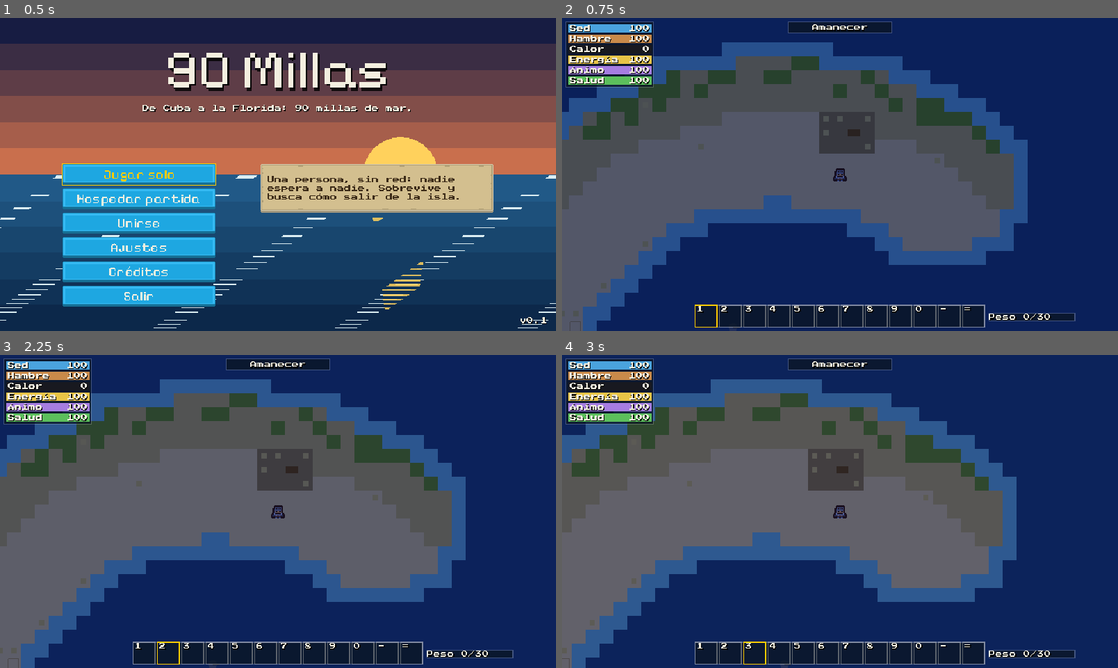
Above: before the commit, frames 1-4 (two rows, left to right).
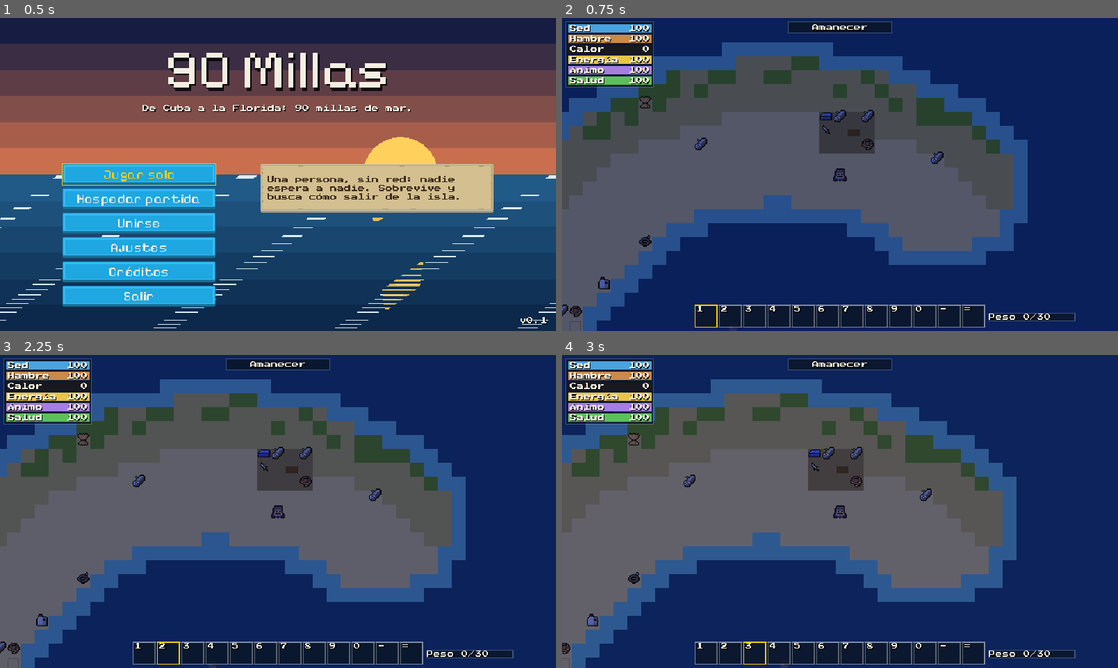
Above: after the commit, the same moments.

Repository: onezoftserv/90miles
Game: Godot game, scene res://scenes/shell/game_shell.tscn
Same seed, same stepped clock (60 frames per second), same inputs: the game is played once before the commit and once after it.
Inputs (mouse positions are in pixels of both pictures, inside the frame that each line leads up to):
- Up to frame 1 (0.5 s): no input
- Up to frame 2 (0.75 s): click "Jugar solo" at 0.5 s
- Up to frame 3 (2.25 s): tap Enter at 1.25 s; drag from (144, 652) to (333, 442) at 1.27 s; tap Space at 2 s; drag from (166, 652) to (250, 574) at 2.02 s
- Up to frame 4 (3 s): tap Enter at 2.75 s; move the mouse to (756, 652) at 2.77 s; hold D (move_right) from 2.78 s (still down); tap Q (quick_chat) at 2.85 s; click (756, 652) at 2.92 s

Frame 1 is identical in both runs. In frame 2, 0.6% of the frame differs, in the area x 0-69%, y 24-96%; in frame 3, 0.6%; in frame 4, 0.5%.

Commit message:
feat(art-pass): pick-ups draw their item's icon, and the strip tests read icons (task 7.4)
Every item .tres names its icon; WorldItem's Look (art_view) draws it
raised 3 px (5 px under 8 px tall) over the 8x4 shadow, hides both while
concealed, and WorldItem._draw is gone. inventory-hud's strip tests
compare the item an icon shows (StripIcon, design.md K5); one keeps
the three-letter fallback on an item with no sprite.

Co-Authored-By: Claude Opus 5.5 <noreply@anthropic.com>

Diff:
--- a/game/resources/items/aloe.tres
+++ b/game/resources/items/aloe.tres
@@ -3,6 +3,7 @@
 [ext_resource type="Script" path="res://scripts/data/effect_data.gd" id="1_effect"]
 [ext_resource type="Script" path="res://scripts/data/item_use_data.gd" id="2_use"]
 [ext_resource type="Script" path="res://scripts/data/item_data.gd" id="3_item"]
+[ext_resource type="Texture2D" uid="uid://dqww72km0klao" path="res://assets/art/items/aloe.png" id="icon_aloe"]
 
 [sub_resource type="Resource" id="Resource_sunburn"]
 script = ExtResource("1_effect")
@@ -25,6 +26,7 @@
 
 [resource]
 script = ExtResource("3_item")
+sprite = ExtResource("icon_aloe")
 description_es = "La conoce cualquier cubano de más de cuarenta. Cura la quemadura y corta el sangrado."
 description_en = "Any Cuban over forty knows it. Soothes sunburn and stops bleeding."
 category = 2
--- a/game/resources/items/binoculars.tres
+++ b/game/resources/items/binoculars.tres
@@ -3,6 +3,7 @@
 [ext_resource type="Script" path="res://scripts/data/effect_data.gd" id="1_effect"]
 [ext_resource type="Script" path="res://scripts/data/item_use_data.gd" id="2_use"]
 [ext_resource type="Script" path="res://scripts/data/item_data.gd" id="3_item"]
+[ext_resource type="Texture2D" uid="uid://cu8dnxohgwqy5" path="res://assets/art/items/binoculars.png" id="icon_binoculars"]
 
 [sub_resource type="Resource" id="Resource_start"]
 script = ExtResource("1_effect")
@@ -17,6 +18,7 @@
 
 [resource]
 script = ExtResource("3_item")
+sprite = ExtResource("icon_binoculars")
 description_es = "Se ve la próxima cayería si el día está claro."
 description_en = "You can see the next cay if the day is clear."
 category = 3
--- a/game/resources/items/coco.tres
+++ b/game/resources/items/coco.tres
@@ -6,6 +6,7 @@
 [ext_resource type="Script" path="res://scripts/data/item_use_data.gd" id="4_3jiyr"]
 [ext_resource type="Script" path="res://scripts/data/condition_data.gd" id="5_e0jqk"]
 [ext_resource type="Script" path="res://scripts/data/data_part.gd" id="6_f78aa"]
+[ext_resource type="Texture2D" uid="uid://bok1jarajejfj" path="res://assets/art/items/coco.png" id="icon_coco"]
 
 [sub_resource type="Resource" id="Resource_joplc"]
 script = ExtResource("5_e0jqk")
@@ -65,6 +66,7 @@
 
 [resource]
 script = ExtResource("3_0vw7p")
+sprite = ExtResource("icon_coco")
 description_es = "Hay que abrirlo con un cuchillo. Agua y un poco de comida."
 description_en = "Needs a blade to open. Water and a little food."
 category = 0
--- a/game/resources/items/driftwood.tres
+++ b/game/resources/items/driftwood.tres
@@ -4,9 +4,11 @@
 [ext_resource type="Script" path="res://scripts/data/modifier_data.gd" id="2_mnl5a"]
 [ext_resource type="Script" path="res://scripts/data/item_data.gd" id="3_nj3ul"]
 [ext_resource type="Script" path="res://scripts/data/item_use_data.gd" id="4_eohqa"]
+[ext_resource type="Texture2D" uid="uid://bsmom5o4lp6w3" path="res://assets/art/items/driftwood.png" id="icon_driftwood"]
 
 [resource]
 script = ExtResource("3_nj3ul")
+sprite = ExtResource("icon_driftwood")
 tags = Array[int]([4, 10])
 stack_size = 10
 weight = 2.0
--- a/game/resources/items/dry_grass.tres
+++ b/game/resources/items/dry_grass.tres
@@ -4,9 +4,11 @@
 [ext_resource type="Script" path="res://scripts/data/modifier_data.gd" id="2_wnbp7"]
 [ext_resource type="Script" path="res://scripts/data/item_data.gd" id="3_f5l4m"]
 [ext_resource type="Script" path="res://scripts/data/item_use_data.gd" id="4_18pgr"]
+[ext_resource type="Texture2D" uid="uid://b3hv2p2e8knmc" path="res://assets/art/items/dry_grass.png" id="icon_dry_grass"]
 
 [resource]
 script = ExtResource("3_f5l4m")
+sprite = ExtResource("icon_dry_grass")
 tags = Array[int]([4, 13, 10])
 stack_size = 10
 weight = 0.2
--- a/game/resources/items/inner_tube.tres
+++ b/game/resources/items/inner_tube.tres
@@ -1,9 +1,11 @@
 [gd_resource type="Resource" script_class="ItemData" format=3]
 
 [ext_resource type="Script" path="res://scripts/data/item_data.gd" id="1_item"]
+[ext_resource type="Texture2D" uid="uid://bbrf5oguyklpj" path="res://assets/art/items/inner_tube.png" id="icon_inner_tube"]
 
 [resource]
 script = ExtResource("1_item")
+sprite = ExtResource("icon_inner_tube")
 tags = Array[int]([4])
 stack_size = 2
 weight = 2.0
--- a/game/resources/items/knife.tres
+++ b/game/resources/items/knife.tres
@@ -4,9 +4,11 @@
 [ext_resource type="Script" path="res://scripts/data/modifier_data.gd" id="2_dk8nf"]
 [ext_resource type="Script" path="res://scripts/data/item_data.gd" id="3_s8n23"]
 [ext_resource type="Script" path="res://scripts/data/item_use_data.gd" id="4_a6vrq"]
+[ext_resource type="Texture2D" uid="uid://cywnd83obl0eq" path="res://assets/art/items/knife.png" id="icon_knife"]
 
 [resource]
 script = ExtResource("3_s8n23")
+sprite = ExtResource("icon_knife")
 category = 3
 tags = Array[int]([2, 3])
 durability = 40
--- a/game/resources/items/lighter.tres
+++ b/game/resources/items/lighter.tres
@@ -1,9 +1,11 @@
 [gd_resource type="Resource" script_class="ItemData" format=3]
 
 [ext_resource type="Script" path="res://scripts/data/item_data.gd" id="1_item"]
+[ext_resource type="Texture2D" uid="uid://xhndljh8os7g" path="res://assets/art/items/lighter.png" id="icon_lighter"]
 
 [resource]
 script = ExtResource("1_item")
+sprite = ExtResource("icon_lighter")
 description_es = "Una fosforera de gas que todavía prende. Fuego en un segundo; veinte llamas y se acabó."
 description_en = "A gas lighter that still sparks. Fire in a second; twenty flames and it is done."
 category = 3
--- a/game/resources/items/mirror.tres
+++ b/game/resources/items/mirror.tres
@@ -1,9 +1,11 @@
 [gd_resource type="Resource" script_class="ItemData" format=3]
 
 [ext_resource type="Script" path="res://scripts/data/item_data.gd" id="1_item"]
+[ext_resource type="Texture2D" uid="uid://dgik7mu4bpwps" path="res://assets/art/items/mirror.png" id="icon_mirror"]
 
 [resource]
 script = ExtResource("1_item")
+sprite = ExtResource("icon_mirror")
 description_es = "Pa' hacer señas a los barcos de día. Cuando haya barcos."
 description_en = "For signalling boats by day. Once there are boats."
 category = 3
--- a/game/resources/items/nails.tres
+++ b/game/resources/items/nails.tres
@@ -1,9 +1,11 @@
 [gd_resource type="Resource" script_class="ItemData" format=3]
 
 [ext_resource type="Script" path="res://scripts/data/item_data.gd" id="1_item"]
+[ext_resource type="Texture2D" uid="uid://cofwtac77oi8q" path="res://assets/art/items/nails.png" id="icon_nails"]
 
 [resource]
 script = ExtResource("1_item")
+sprite = ExtResource("icon_nails")
 description_es = "Clavos oxidados de la garita. Todavía agarran."
 description_en = "Rusty nails from the post. They still bite."
 category = 4
--- a/game/resources/items/plastic_jug.tres
+++ b/game/resources/items/plastic_jug.tres
@@ -1,9 +1,11 @@
 [gd_resource type="Resource" script_class="ItemData" format=3]
 
 [ext_resource type="Script" path="res://scripts/data/item_data.gd" id="1_item"]
+[ext_resource type="Texture2D" uid="uid://b458sfo7w1nim" path="res://assets/art/items/plastic_jug.png" id="icon_plastic_jug"]
 
 [resource]
 script = ExtResource("1_item")
+sprite = ExtResource("icon_plastic_jug")
 tags = Array[int]([4, 9])
 stack_size = 3
 weight = 0.5
--- a/game/resources/items/rain_cup.tres
+++ b/game/resources/items/rain_cup.tres
@@ -5,6 +5,7 @@
 [ext_resource type="Script" path="res://scripts/data/item_data.gd" id="3_uf41l"]
 [ext_resource type="Script" path="res://scripts/data/item_use_data.gd" id="4_oyitk"]
 [ext_resource type="Script" path="res://scripts/data/condition_data.gd" id="5_c4di2"]
+[ext_resource type="Texture2D" uid="uid://k8ijjh425qls" path="res://assets/art/items/rain_cup.png" id="icon_rain_cup"]
 
 [sub_resource type="Resource" id="Resource_3wdt8"]
 script = ExtResource("1_fh4b1")
@@ -37,6 +38,7 @@
 
 [resource]
 script = ExtResource("3_uf41l")
+sprite = ExtResource("icon_rain_cup")
 description_es = "Agua dulce de la lluvia. Levanta a un compañero caído."
 description_en = "Fresh rain water. Stands a downed teammate up."
 category = 0
--- a/game/resources/items/rope.tres
+++ b/game/resources/items/rope.tres
@@ -1,9 +1,11 @@
 [gd_resource type="Resource" script_class="ItemData" format=3]
 
 [ext_resource type="Script" path="res://scripts/data/item_data.gd" id="1_item"]
+[ext_resource type="Texture2D" uid="uid://dk2kfdpyusx28" path="res://assets/art/items/rope.png" id="icon_rope"]
 
 [resource]
 script = ExtResource("1_item")
+sprite = ExtResource("icon_rope")
 tags = Array[int]([4])
 stack_size = 5
 weight = 0.5
--- a/game/resources/items/tarp.tres
+++ b/game/resources/items/tarp.tres
@@ -4,9 +4,11 @@
 [ext_resource type="Script" path="res://scripts/data/modifier_data.gd" id="2_2fkfh"]
 [ext_resource type="Script" path="res://scripts/data/item_data.gd" id="3_pbmxf"]
 [ext_resource type="Script" path="res://scripts/data/item_use_data.gd" id="4_m8v8u"]
+[ext_resource type="Texture2D" uid="uid://cmw53o1uuva2u" path="res://assets/art/items/tarp.png" id="icon_tarp"]
 
 [resource]
 script = ExtResource("3_pbmxf")
+sprite = ExtResource("icon_tarp")
 tags = Array[int]([4])
 weight = 2.0
 id = &"tarp"
--- a/game/scenes/items/world_item.gd
+++ b/game/scenes/items/world_item.gd
@@ -2,7 +2,8 @@
 extends Node2D
 ## An item lying on the ground (crafting-inventory "Pick-up"). Interacting applies on the host
 ## (the player's interaction runs there): what fits goes in the player's inventory, the rest
-## stays. Set item_id and count before it enters the tree.
+## stays. Set item_id and count before it enters the tree. Its Look child draws it (art-pass,
+## `art_view`).
 
 @export var item_id: StringName = &""
 @export var count: int = 1
@@ -37,7 +38,3 @@
 	if count <= 0:
 		interactable.enabled = false
 		queue_free()
-
-
-func _draw() -> void:
-	draw_rect(Rect2(-3.0, -3.0, 6.0, 6.0), Color(0.85, 0.8, 0.5))
--- a/game/scenes/items/world_item.tscn
+++ b/game/scenes/items/world_item.tscn
@@ -2,6 +2,8 @@
 
 [ext_resource type="Script" path="res://scenes/items/world_item.gd" id="1_main"]
 [ext_resource type="Script" path="res://scripts/interaction/interactable.gd" id="2_interactable"]
+[ext_resource type="Script" path="res://scenes/items/world_item_look.gd" id="3_look"]
+[ext_resource type="PackedScene" path="res://scenes/art/shadow.tscn" id="4_shadow"]
 
 [node name="WorldItem" type="Node2D"]
 script = ExtResource("1_main")
@@ -9,3 +11,13 @@
 [node name="Interactable" type="Node2D" parent="."]
 script = ExtResource("2_interactable")
 prompt_id = &"pick_up"
+
+[node name="Look" type="Node2D" parent="." groups=["art_view"]]
+script = ExtResource("3_look")
+
+[node name="Shadow" parent="Look" instance=ExtResource("4_shadow")]
+position = Vector2(0, 4)
+size = 1
+
+[node name="Icon" type="Sprite2D" parent="Look"]
+position = Vector2(0, -3)
--- /dev/null
+++ b/game/scenes/items/world_item_look.gd
@@ -0,0 +1,64 @@
+class_name WorldItemLook
+extends Node2D
+## How a pick-up is drawn (art-pass "Item icons" and "Drop shadows"; design.md D17, K6, K7, K8):
+## its item's 16x16 icon centred on the pick-up and raised 3 px (5 px for an icon under 8 px
+## tall), over the 8x4 shadow. Drawing only (`art_view`, set in world_item.tscn): every frame it
+## reads the pick-up's item id and writes nothing back. While `concealed` neither icon nor shadow
+## shows. secret-cay will set it; nothing does yet, and it is separate from
+## Interactable.hides_contents, which only words the prompt.
+
+## SPD's perspective raise, scaled to 16 px icons.
+const RAISE_PX: float = 3.0
+## Raise of a flat icon, one under SHORT_ICON_PX tall.
+const SHORT_RAISE_PX: float = 5.0
+const SHORT_ICON_PX: int = 8
+
+## Hides icon and shadow (a pick-up another capability conceals).
+@export var concealed: bool = false:
+	set(value):
+		concealed = value
+		_show()
+
+var _item_id: StringName = &""
+var _item: ItemData = null
+var _texture: Texture2D = null
+var _raise: float = RAISE_PX
+
+@onready var icon: Sprite2D = $Icon
+@onready var shadow: Sprite2D = $Shadow
+
+
+## How far `texture` is raised: SHORT_RAISE_PX when its opaque pixels are under SHORT_ICON_PX tall.
+static func raise_for(texture: Texture2D) -> float:
+	if texture == null:
+		return RAISE_PX
+	var image: Image = texture.get_image()
+	if image == null:
+		return RAISE_PX
+	return SHORT_RAISE_PX if image.get_used_rect().size.y < SHORT_ICON_PX else RAISE_PX
+
+
+func _ready() -> void:
+	_show()
+
+
+func _process(_delta: float) -> void:
+	_show()
+
+
+func _show() -> void:
+	if not is_node_ready():
+		return
+	var item_id: StringName = get_parent().get(&"item_id")
+	if item_id != _item_id:
+		_item_id = item_id
+		_item = GameState.content.get_entry(&"items", item_id) as ItemData
+	var texture: Texture2D = _item.sprite if _item != null else null
+	if texture != _texture:
+		_texture = texture
+		_raise = raise_for(texture)
+	icon.texture = _texture
+	icon.position = Vector2(0.0, -_raise)
+	var shown: bool = _texture != null and not concealed
+	icon.visible = shown
+	shadow.visible = shown
--- /dev/null
+++ b/game/tests/helpers/strip_icon.gd
@@ -0,0 +1,15 @@
+class_name StripIcon
+extends RefCounted
+## What a strip slot shows by its icon, for inventory-hud's strip tests once every item has an
+## icon (design.md K5): the id of the item whose sprite is the slot's icon texture, "" while the
+## icon is hidden (an empty slot, or an item drawn as its three letters) or for no slot.
+
+
+static func item_shown(view: StripSlot) -> String:
+	if view == null or not view.icon.visible or view.icon.texture == null:
+		return ""
+	for id: StringName in GameState.content.list_ids(&"items"):
+		var item := GameState.content.get_entry(&"items", id) as ItemData
+		if item != null and item.sprite == view.icon.texture:
+			return String(id)
+	return "no item's icon: %s" % view.icon.texture.resource_path
--- a/game/tests/unit/test_inventory_strip.gd
+++ b/game/tests/unit/test_inventory_strip.gd
@@ -126,7 +126,8 @@
 	inventory.add(&"coco", 3)
 	inventory.add(&"knife", 1, 39)
 	var coco := strip.slot_view(0)
-	assert_eq(coco.name_label.text, "Coc")
+	assert_eq(StripIcon.item_shown(coco), "coco")
+	assert_eq(coco.name_label.text, "", "no letters under an icon")
 	assert_eq(coco.count_label.text, "3")
 	assert_eq(coco.count_label.theme_type_variation, &"HudCount")
 	assert_eq(coco.key_label.text, "1")
@@ -139,9 +140,10 @@
 		for j: int in range(i + 1, rows.size()):
 			assert_false(rows[i].intersects(rows[j]), "row %d %s clear of row %d %s" % [i, rows[i], j, rows[j]])
 	var knife := strip.slot_view(1)
-	assert_eq(knife.name_label.text, "Cuc")
+	assert_eq(StripIcon.item_shown(knife), "knife")
 	assert_eq(knife.count_label.text, "39", "uses left")
 	var empty := strip.slot_view(2)
+	assert_eq(StripIcon.item_shown(empty), "")
 	assert_eq(empty.name_label.text, "")
 	assert_eq(empty.count_label.text, "")
 	assert_false(empty.icon.visible)
@@ -149,10 +151,25 @@
 	assert_eq(strip.weight_label.text, "Peso 2,5/30")
 
 
+func test_an_item_without_an_icon_shows_its_first_three_letters() -> void:
+	var hud := _hud(_session())
+	var inventory := hud.strip.body.inventory
+	var plain := ItemData.new()
+	plain.id = &"sin_icono"
+	plain.name_es = "Sin icono"
+	plain.name_en = "No icon"
+	inventory.register(plain)
+	inventory.add(&"sin_icono", 1)
+	var slot := hud.strip.slot_view(0)
+	assert_eq(slot.name_label.text, "Sin", "the three-letter fallback")
+	assert_false(slot.icon.visible)
+	assert_eq(StripIcon.item_shown(slot), "")
+
+
 func test_a_single_item_shows_no_count() -> void:
 	var hud := _hud(_session())
 	hud.strip.body.inventory.add(&"driftwood", 1)
-	assert_eq(hud.strip.slot_view(0).name_label.text, "Mad")
+	assert_eq(StripIcon.item_shown(hud.strip.slot_view(0)), "driftwood")
 	assert_eq(hud.strip.slot_view(0).count_label.text, "")
 
 
@@ -262,10 +279,10 @@
 	var hud := _hud(session)
 	var me := session.body(1)
 	var coconut := session.spawn_pickup(&"coco", 1, me.position + Vector2(4.0, 0.0))
-	assert_eq(hud.strip.slot_view(0).name_label.text, "")
+	assert_eq(StripIcon.item_shown(hud.strip.slot_view(0)), "")
 	(coconut.get_node(^"Interactable") as Interactable).use(me)
 	assert_eq(me.inventory.slots[0].item_id, &"coco", "inventory slot 0 holds it")
-	assert_eq(hud.strip.slot_view(0).name_label.text, "Coc", "screen slot 1 shows it at once")
+	assert_eq(StripIcon.item_shown(hud.strip.slot_view(0)), "coco", "screen slot 1 shows it at once")
 	assert_eq(hud.strip.weight_label.text, "Peso 0,5/30")
 
 
@@ -278,14 +295,14 @@
 	add_child_autofree(strip)
 	strip.bind(body)
 	strip.select(0)
-	assert_eq(strip.slot_view(0).name_label.text, "Coc")
+	assert_eq(StripIcon.item_shown(strip.slot_view(0)), "coco")
 	rig.creature(&"seagull", Vector2i(4, 5))
 	var left_s: float = 10.0
 	while body.inventory.count_id(&"coco") > 0 and left_s > 0.0:
 		rig.run(CreatureRig.STEP_S)
 		left_s -= CreatureRig.STEP_S
 	assert_eq(body.inventory.count_id(&"coco"), 0, "the gull took it")
-	assert_eq(strip.slot_view(0).name_label.text, "", "the slot is empty on the same step")
+	assert_eq(StripIcon.item_shown(strip.slot_view(0)), "", "the slot is empty on the same step")
 	assert_eq(strip.selected, 0, "and stays selected")
 	assert_true(strip.slot_view(0).selected)
 
@@ -298,7 +315,7 @@
 	assert_null(hud.strip.body, "no body of its own yet")
 	session._rebind_body(7, 9)
 	assert_same(hud.strip.body, reclaimed)
-	assert_eq(hud.strip.slot_view(0).name_label.text, "Mad")
+	assert_eq(StripIcon.item_shown(hud.strip.slot_view(0)), "driftwood")
 	assert_eq(hud.strip.slot_view(0).count_label.text, "2")
 
 
@@ -308,7 +325,7 @@
 	var other := session.body(7)
 	hud.strip.bind(other, session)
 	session.body(1).inventory.add(&"coco", 1)
-	assert_eq(hud.strip.slot_view(0).name_label.text, "", "the first body is unbound")
+	assert_eq(StripIcon.item_shown(hud.strip.slot_view(0)), "", "the first body is unbound")
 
 
 func test_hidden_once_the_player_has_left_the_island() -> void:
--- a/game/tests/unit/test_inventory_strip_net.gd
+++ b/game/tests/unit/test_inventory_strip_net.gd
@@ -45,9 +45,9 @@
 	return hud
 
 
-func _slot_text(hud: RunHud, index: int) -> String:
-	var view := hud.strip.slot_view(index)
-	return view.name_label.text if view != null else ""
+## The id of the item slot `index` shows by its icon, "" when it shows none (design.md K5).
+func _slot_item(hud: RunHud, index: int) -> String:
+	return StripIcon.item_shown(hud.strip.slot_view(index))
 
 
 func test_a_clients_strip_waits_for_the_hosts_state() -> void:
@@ -59,8 +59,8 @@
 	var hud := _hud(client)
 	assert_same(hud.strip.body, net.own_body(client), "the client's own player")
 	host.body(net.peer_id(client)).inventory.add(&"driftwood", 1)
-	assert_eq(_slot_text(hud, 0), "", "unchanged before the host's state arrives")
-	var arrived := func() -> bool: return _slot_text(hud, 0) == "Mad"
+	assert_eq(_slot_item(hud, 0), "", "unchanged before the host's state arrives")
+	var arrived := func() -> bool: return _slot_item(hud, 0) == "driftwood"
 	assert_true(await wait_until(arrived, TIMEOUT_S), "1 driftwood in screen slot 1")
 	assert_eq(hud.strip.slot_view(0).count_label.text, "")
 	assert_eq(hud.strip.weight_label.text, "Peso 2/30")
@@ -78,7 +78,7 @@
 	mine.intent = MoveIntent.create(Vector2.ZERO, false, false, true)
 	await wait_physics_frames(10)
 	mine.intent = MoveIntent.new()
-	var arrived := func() -> bool: return _slot_text(hud, 0) == "Mad"
+	var arrived := func() -> bool: return _slot_item(hud, 0) == "driftwood"
 	assert_true(await wait_until(arrived, TIMEOUT_S), "the driftwood the host gave shows in screen slot 1")
 	assert_eq(mine.inventory.count_id(&"driftwood"), 1)
 
@@ -93,9 +93,9 @@
 	assert_same(hud.strip.body, host.body(CoopSession.HOST_ID))
 	host.body(net.peer_id(client)).inventory.add(&"driftwood", 1)
 	await wait_physics_frames(5)
-	assert_eq(_slot_text(hud, 0), "", "the client's driftwood is not the host's")
+	assert_eq(_slot_item(hud, 0), "", "the client's driftwood is not the host's")
 	host.body(CoopSession.HOST_ID).inventory.add(&"coco", 2)
-	assert_eq(_slot_text(hud, 0), "Coc")
+	assert_eq(_slot_item(hud, 0), "coco")
 	assert_eq(hud.strip.slot_view(0).count_label.text, "2")
 
 
@@ -115,7 +115,7 @@
 	var hud := _hud(back)
 	var reclaimed := func() -> bool:
 		var mine := net.own_body(back)
-		return mine != null and hud.strip.body == mine and _slot_text(hud, 0) == "Mad"
+		return mine != null and hud.strip.body == mine and _slot_item(hud, 0) == "driftwood"
 	assert_true(await wait_until(reclaimed, TIMEOUT_S), "the strip follows the reclaimed body")
 	assert_same(host.body(net.peer_id(back)), papo_body, "the same body on the host")
 	assert_eq(hud.strip.slot_view(0).count_label.text, "2")
--- a/game/tests/unit/test_slot_selection.gd
+++ b/game/tests/unit/test_slot_selection.gd
@@ -210,7 +210,7 @@
 	inventory.remove_id(&"coco", 1)
 	assert_eq(hud.strip.selected, 1, "screen slot 2 stays selected")
 	assert_true(hud.strip.slot_view(1).selected)
-	assert_eq(hud.strip.slot_view(1).name_label.text, "")
+	assert_eq(StripIcon.item_shown(hud.strip.slot_view(1)), "")
 
 
 func test_selecting_a_knife_is_not_holding_it() -> void:
--- a/game/tests/unit/test_use_button_net.gd
+++ b/game/tests/unit/test_use_button_net.gd
@@ -49,13 +49,13 @@
 	return hud
 
 
-func _slot_text(hud: RunHud, index: int) -> String:
-	var view := hud.strip.slot_view(index)
-	return view.name_label.text if view != null else ""
+## The id of the item slot `index` shows by its icon, "" when it shows none (design.md K5).
+func _slot_item(hud: RunHud, index: int) -> String:
+	return StripIcon.item_shown(hud.strip.slot_view(index))
 
 
 func _shows_cup(hud: RunHud) -> Callable:
-	return func() -> bool: return _slot_text(hud, 0) == "Vas"
+	return func() -> bool: return _slot_item(hud, 0) == "rain_cup"
 
 
 func test_a_client_drinks_through_the_host() -> void:
@@ -70,14 +70,14 @@
 	on_host.inventory.add(&"rain_cup", 1)
 	assert_true(await wait_until(_shows_cup(hud), TIMEOUT_S), "the cup reached the client's strip")
 	var seen_at_send: Array[String] = []
-	hud.strip.use_sent.connect(func(_slot: int, _use: int, _peer: int) -> void: seen_at_send.append(_slot_text(hud, 0)))
+	hud.strip.use_sent.connect(func(_slot: int, _use: int, _peer: int) -> void: seen_at_send.append(_slot_item(hud, 0)))
 	Input.action_press(InventoryStrip.USE_ACTION)
 	var drunk := func() -> bool: return on_host.inventory.count_id(&"rain_cup") == 0
 	assert_true(await wait_until(drunk, TIMEOUT_S), "the host removes the cup")
 	Input.action_release(InventoryStrip.USE_ACTION)
 	assert_almost_eq(on_host.meters.thirst, 75.0, 1.0, "the host sets thirst 75")
-	assert_eq(seen_at_send, ["Vas"] as Array[String], "the client changed nothing itself when it sent")
-	var emptied := func() -> bool: return _slot_text(hud, 0) == ""
+	assert_eq(seen_at_send, ["rain_cup"] as Array[String], "the client changed nothing itself when it sent")
+	var emptied := func() -> bool: return _slot_item(hud, 0) == ""
 	assert_true(await wait_until(emptied, TIMEOUT_S), "the client's strip shows the slot empty once the state arrives")
 	assert_signal_emit_count(hud.strip, "use_sent", 1)
 
@@ -98,7 +98,7 @@
 	assert_true(fallen.meters.downed, "the host's player is down, not in a last stand")
 	var seen := func() -> bool:
 		var mirror := client.body(CoopSession.HOST_ID)
-		return mirror != null and mirror.meters.downed and _slot_text(hud, 0) == "Vas" \
+		return mirror != null and mirror.meters.downed and _slot_item(hud, 0) == "rain_cup" \
 			and mirror.global_position.distance_to(net.own_body(client).global_position) <= InteractionPicker.REACH_PX \
 			and hud.strip.item_line.text.contains(": ")
 	assert_true(await wait_until(seen, TIMEOUT_S), "the client sees the host down, half a tile away, and names them")
@@ -152,7 +152,7 @@
 	var hud := _hud(back)
 	var reclaimed := func() -> bool:
 		var mine := net.own_body(back)
-		return mine != null and hud.strip.body == mine and _slot_text(hud, 0) == "Vas"
+		return mine != null and hud.strip.body == mine and _slot_item(hud, 0) == "rain_cup"
 	assert_true(await wait_until(reclaimed, TIMEOUT_S), "the strip follows the reclaimed body")
 	Input.action_press(InventoryStrip.USE_ACTION)
 	var drunk := func() -> bool: return papo_body.inventory.count_id(&"rain_cup") == 0
Not shown, added: game/scenes/items/world_item_look.gd.uid
Not shown, added: game/tests/helpers/strip_icon.gd.uid
